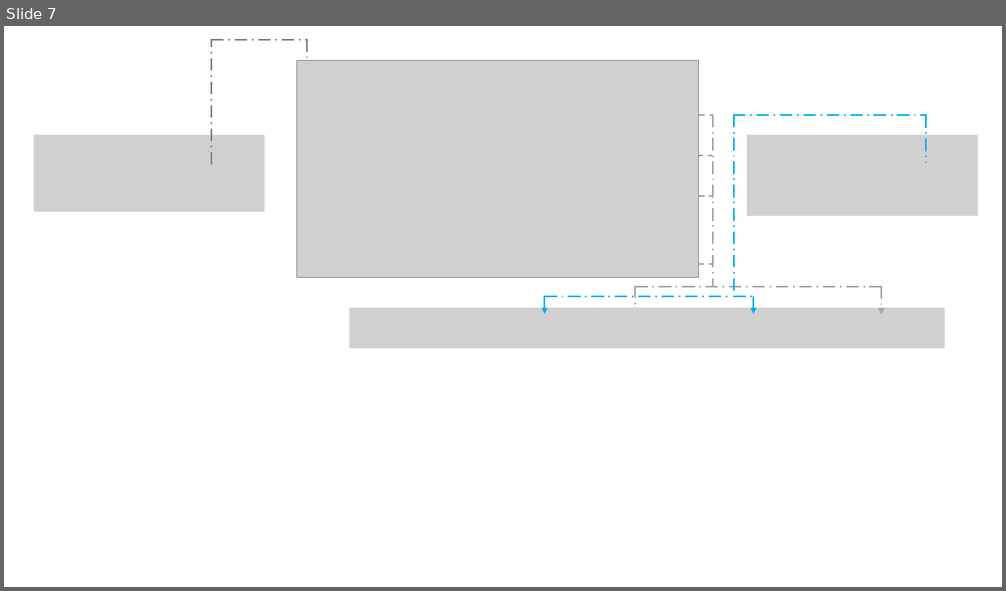
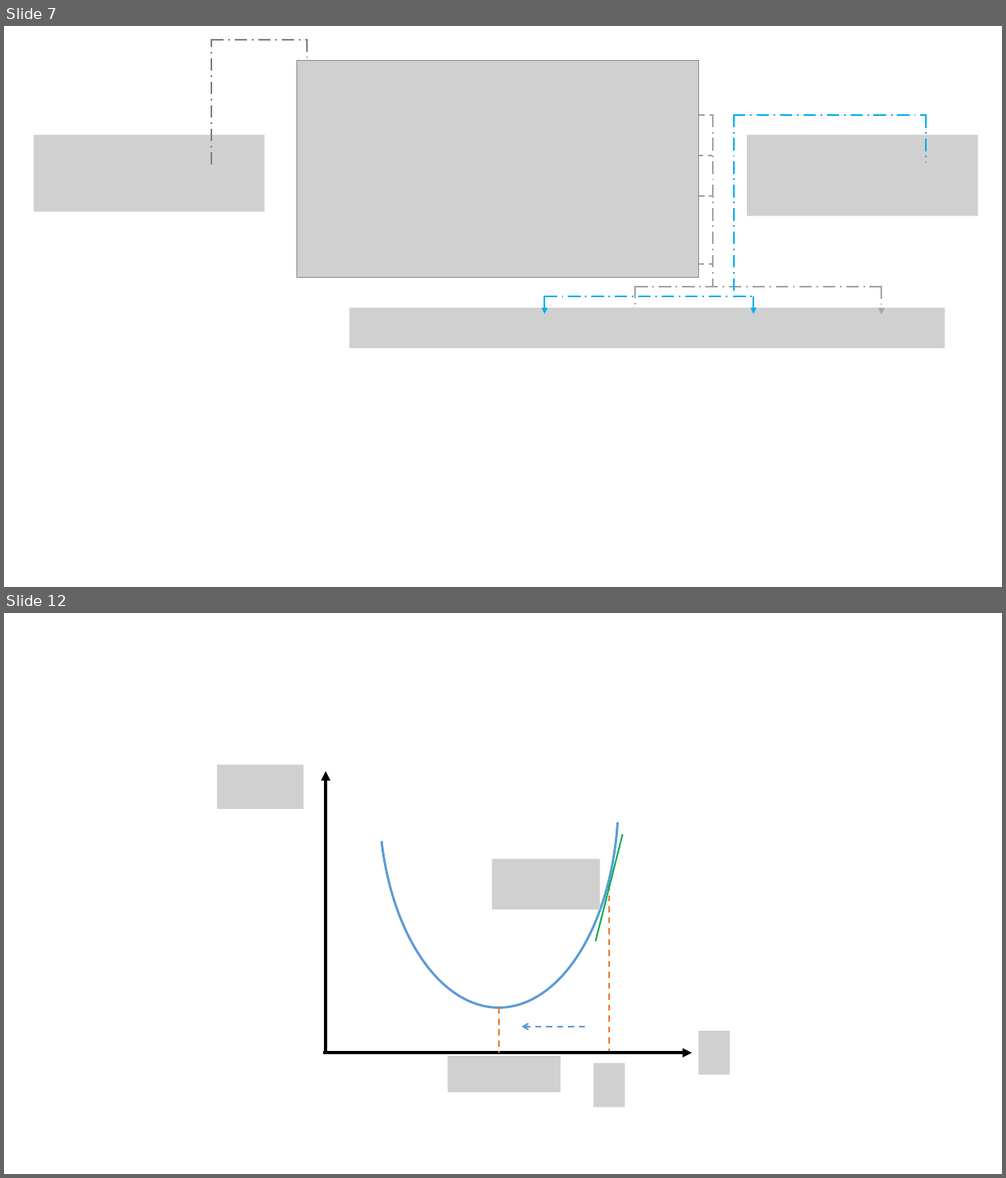
Before and after one commit to tankeryang/tankeryang.github.io, a slide deck: _mysource/演示文稿1.pptx. Shown one above the other, each under a label of ours: slide 7 before the commit, slides 7 and 12 after it; the slides between them are not shown. The pictures are 1006x591 and 1006x1178 pixels, drawn with LibreOffice and Linux fonts; fonts in the diff are those of the drawing; grey boxes stand for pictures. Boxes give left, top, right and bottom in pixels: in the first picture for what was removed or moved away, otherwise in the second. Text is boxed around its words. In the diff, an @@ line names an element or a change of style, - is before the commit and + after.

```diff
--- a/_mysource/演示文稿1.pptx
+++ b/_mysource/演示文稿1.pptx
@@ slide 12 added at (x1=4, y1=613, x2=1002, y2=1174), background #FFFFFF @@
@@ arc (boxed as its full ellipse) added at (x1=379, y1=613, x2=619, y2=1008), outline #5B9BD5 2.25 pt @@
@@ picture added at (x1=216, y1=765, x2=304, y2=809) @@
@@ arrow added from (326, 1053) to (326, 771), #000000 3 pt @@
@@ line added from (622, 835) to (595, 942), #00B050 1.5 pt @@
@@ picture added at (x1=492, y1=859, x2=600, y2=910) @@
@@ line added from (610, 884) to (610, 1053), #ED7D31 1.5 pt dashed @@
@@ line added from (499, 1008) to (499, 1053), #ED7D31 1.5 pt dashed @@
@@ arrow added from (585, 1027) to (522, 1027), #5B9BD5 1.5 pt dashed @@
@@ picture added at (x1=699, y1=1032, x2=731, y2=1076) @@
@@ arrow added from (323, 1053) to (692, 1053), #000000 3 pt @@
@@ picture added at (x1=448, y1=1056, x2=561, y2=1093) @@
@@ picture added at (x1=594, y1=1063, x2=625, y2=1108) @@
```
Also in this commit, not shown: 5 other slides added, 20 other files.
